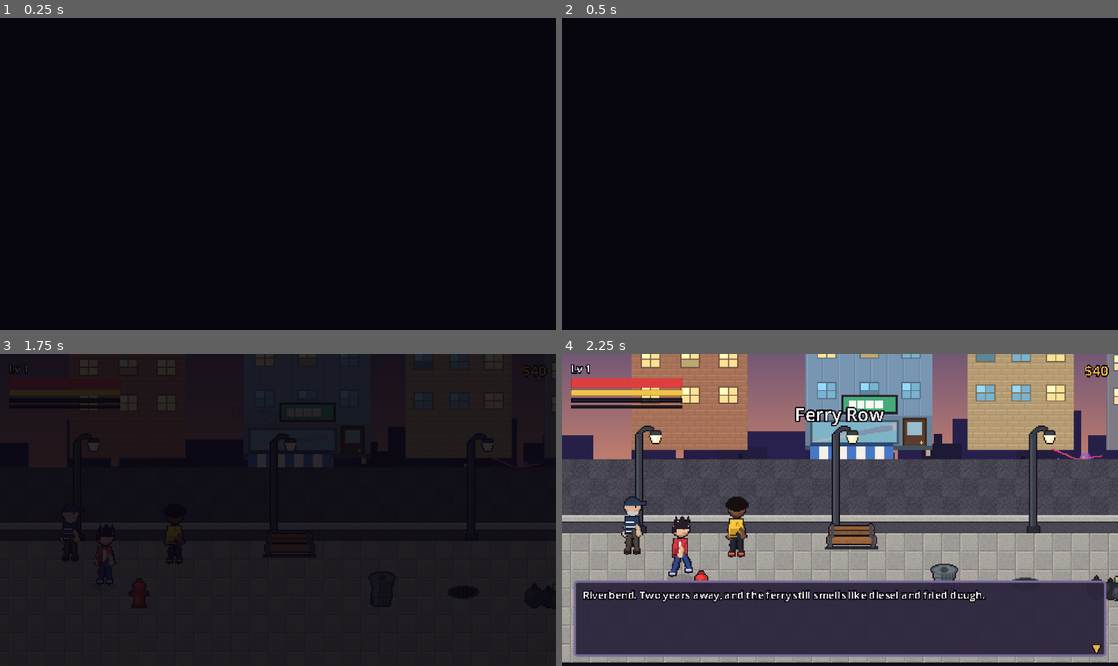
Above: before the commit, frames 1-4 (two rows, left to right).
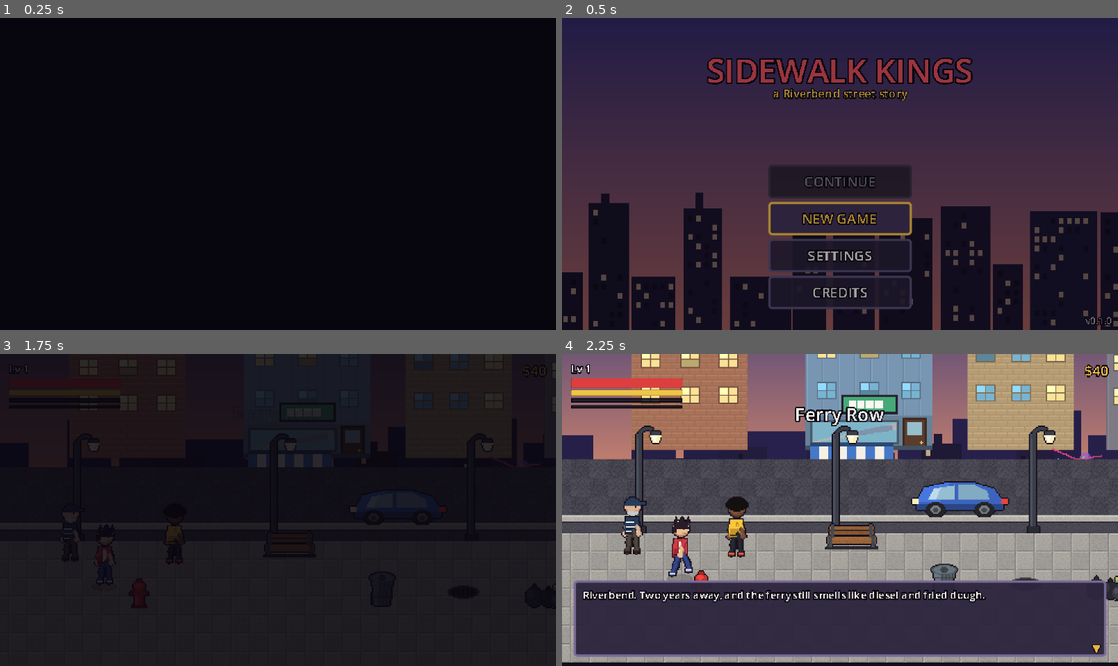
Above: after the commit, the same moments.

Repository: OuterHeavenX/sidewalk-kings
Game: Godot game, scene res://scenes/boot/Boot.tscn
Two runs of this game, one before a commit and one after it. Both use one fixed random seed, a clock stepped at 60 frames per second and the inputs below.
Inputs (mouse positions are in pixels of both pictures, inside the frame that each line leads up to):
- Up to frame 1 (0.25 s): no input
- Up to frame 2 (0.5 s): no input
- Up to frame 3 (1.75 s): click (278, 553) at 0.5 s, where only the run after the commit has a clickable "NEW GAME"; click "NEW GAME" at 1.25 s
- Up to frame 4 (2.25 s): tap Enter (menu_confirm) at 2 s; move the mouse to (962, 494) at 2.02 s; hold D (move_right) from 2.03 s (still down); hold U (grab) from 2.03 s (still down); click (962, 494) at 2.17 s

Frame 1 is identical in both runs. In frame 2, 76% of the frame differs, in the area x 0-100%, y 0-100%; in frame 3, less than 0.1%; in frame 4, 1.5%.

Commit message:
Add web export, documentation and CI
- Production web export committed at web/, with a custom loading shell that
  handles canvas sizing, safe areas, gesture blocking and real error messages.
  Built without thread support so it runs on any plain static host.
- Verified in a Chromium browser: title screen, New Game, opening dialogue,
  movement and combat all work from the packaged build.
- Documentation: README plus ten documents covering design, architecture,
  combat, world structure, art direction, saves, mobile controls, the web
  export, the content pipeline, testing, roadmap and changelog.
- GitHub Actions workflow that imports the project, runs the 107-check smoke
  test, exports the web build, verifies the output and deploys to Pages on main.
- App icon generated from the character rig.

Co-Authored-By: Claude Fable 5.1 <noreply@anthropic.com>

Diff:
--- a/autoload/SceneManager.gd
+++ b/autoload/SceneManager.gd
@@ -9,6 +9,12 @@
 var _busy: bool = false
 var game_root: Node = null
 
+## Fade state. This is stepped by hand rather than with a Tween: the fade gates scene
+## flow, and a tween that fails to finish would leave the game stuck behind a black
+## rectangle with no way out.
+var _fade_target: float = 1.0
+var _fade_speed: float = 3.0
+
 func _ready() -> void:
 	layer = 100
 	process_mode = Node.PROCESS_MODE_ALWAYS
@@ -19,19 +25,37 @@
 	_fade.modulate.a = 1.0
 	add_child(_fade)
 
+func _process(delta: float) -> void:
+	if _fade == null:
+		return
+	var a := _fade.modulate.a
+	if is_equal_approx(a, _fade_target):
+		return
+	# Unscaled: slow motion and hit stop must not stall a screen transition.
+	var step := _fade_speed * (delta / maxf(Engine.time_scale, 0.0001))
+	_fade.modulate.a = move_toward(a, _fade_target, step)
+
+func _fade_to(target: float, duration: float) -> void:
+	_fade_target = clampf(target, 0.0, 1.0)
+	_fade_speed = 1.0 / maxf(duration, 0.01)
+	# Bounded: a transition must never be able to trap the player behind the overlay.
+	var guard := 0
+	while not is_equal_approx(_fade.modulate.a, _fade_target) and guard < 600:
+		await get_tree().process_frame
+		guard += 1
+	_fade.modulate.a = _fade_target
+
 func fade_out(duration: float = 0.35) -> void:
 	_fade.mouse_filter = Control.MOUSE_FILTER_STOP
-	var tw := create_tween()
-	tw.set_ignore_time_scale(true)
-	tw.tween_property(_fade, "modulate:a", 1.0, duration)
-	await tw.finished
+	await _fade_to(1.0, duration)
 
 func fade_in(duration: float = 0.35) -> void:
-	var tw := create_tween()
-	tw.set_ignore_time_scale(true)
-	tw.tween_property(_fade, "modulate:a", 0.0, duration)
-	await tw.finished
+	await _fade_to(0.0, duration)
 	_fade.mouse_filter = Control.MOUSE_FILTER_IGNORE
+
+## Screen dimming state, for tests and for anything that needs to know a transition is up.
+func fade_alpha() -> float:
+	return _fade.modulate.a if _fade else 0.0
 
 func is_busy() -> bool:
 	return _busy
--- a/data/areas/ferry_row.json
+++ b/data/areas/ferry_row.json
@@ -182,21 +182,21 @@
    "texture": "res://assets/art/props/car_blue.png",
    "x": 300,
    "y": -36.0,
-   "z": -26,
+   "z": -21,
    "scale": 1.0
   },
   {
    "texture": "res://assets/art/props/car_red.png",
    "x": 880,
    "y": -36.0,
-   "z": -26,
+   "z": -21,
    "scale": 1.0
   },
   {
    "texture": "res://assets/art/props/fence.png",
    "x": 1420,
    "y": -36.0,
-   "z": -26,
+   "z": -21,
    "scale": 1.0
   },
   {
--- a/data/areas/grease_alley.json
+++ b/data/areas/grease_alley.json
@@ -219,7 +219,7 @@
    "texture": "res://assets/art/props/fence.png",
    "x": 60,
    "y": -36.0,
-   "z": -26,
+   "z": -21,
    "scale": 1.0
   },
   {
--- a/data/areas/lantern_market.json
+++ b/data/areas/lantern_market.json
@@ -187,14 +187,14 @@
    "texture": "res://assets/art/props/car_yellow.png",
    "x": 540,
    "y": -36.0,
-   "z": -26,
+   "z": -21,
    "scale": 1.0
   },
   {
    "texture": "res://assets/art/props/car_red.png",
    "x": 1140,
    "y": -36.0,
-   "z": -26,
+   "z": -21,
    "scale": 1.0
   },
   {
--- a/data/areas/rustpile_yard.json
+++ b/data/areas/rustpile_yard.json
@@ -134,119 +134,119 @@
    "texture": "res://assets/art/props/fence.png",
    "x": 150,
    "y": -36.0,
-   "z": -26,
+   "z": -21,
    "scale": 1.0
   },
   {
    "texture": "res://assets/art/props/fence.png",
    "x": 214,
    "y": -36.0,
-   "z": -26,
+   "z": -21,
    "scale": 1.0
   },
   {
    "texture": "res://assets/art/props/fence.png",
    "x": 278,
    "y": -36.0,
-   "z": -26,
+   "z": -21,
    "scale": 1.0
   },
   {
    "texture": "res://assets/art/props/fence.png",
    "x": 342,
    "y": -36.0,
-   "z": -26,
+   "z": -21,
    "scale": 1.0
   },
   {
    "texture": "res://assets/art/props/fence.png",
    "x": 406,
    "y": -36.0,
-   "z": -26,
+   "z": -21,
    "scale": 1.0
   },
   {
    "texture": "res://assets/art/props/fence.png",
    "x": 470,
    "y": -36.0,
-   "z": -26,
+   "z": -21,
    "scale": 1.0
   },
   {
    "texture": "res://assets/art/props/fence.png",
    "x": 534,
    "y": -36.0,
-   "z": -26,
+   "z": -21,
    "scale": 1.0
   },
   {
    "texture": "res://assets/art/props/fence.png",
    "x": 918,
    "y": -36.0,
-   "z": -26,
+   "z": -21,
    "scale": 1.0
   },
   {
    "texture": "res://assets/art/props/fence.png",
    "x": 982,
    "y": -36.0,
-   "z": -26,
+   "z": -21,
    "scale": 1.0
   },
   {
    "texture": "res://assets/art/props/fence.png",
    "x": 1046,
    "y": -36.0,
-   "z": -26,
+   "z": -21,
    "scale": 1.0
   },
   {
    "texture": "res://assets/art/props/fence.png",
    "x": 1110,
    "y": -36.0,
-   "z": -26,
+   "z": -21,
    "scale": 1.0
   },
   {
    "texture": "res://assets/art/props/fence.png",
    "x": 1174,
    "y": -36.0,
-   "z": -26,
+   "z": -21,
    "scale": 1.0
   },
   {
    "texture": "res://assets/art/props/fence.png",
    "x": 1238,
    "y": -36.0,
-   "z": -26,
+   "z": -21,
    "scale": 1.0
   },
   {
    "texture": "res://assets/art/props/fence.png",
    "x": 1302,
    "y": -36.0,
-   "z": -26,
+   "z": -21,
    "scale": 1.0
   },
   {
    "texture": "res://assets/art/props/fence.png",
    "x": 1366,
    "y": -36.0,
-   "z": -26,
+   "z": -21,
    "scale": 1.0
   },
   {
    "texture": "res://assets/art/props/fence.png",
    "x": 1430,
    "y": -36.0,
-   "z": -26,
+   "z": -21,
    "scale": 1.0
   },
   {
    "texture": "res://assets/art/props/fence.png",
    "x": 1494,
    "y": -36.0,
-   "z": -26,
+   "z": -21,
    "scale": 1.0
   },
   {
--- a/tests/ScreenshotTool.gd
+++ b/tests/ScreenshotTool.gd
@@ -133,17 +133,6 @@
 	# --- Touch controls ---
 	InputManager.set_touch_mode(true)
 	await seconds(0.6)
-	var tc := get_tree().get_first_node_in_group("touch_controls")
-	if tc == null:
-		var g := get_tree().current_scene
-		tc = g.get_node_or_null("UI/TouchControlsHost/TouchControls")
-	print("[shots] touch node=", tc, " visible=", tc.visible if tc else "n/a",
-		" active=", TouchControls.active,
-		" buttons=", tc._buttons.size() if tc else -1,
-		" stick_pos=", tc.stick_base.position if tc else Vector2.ZERO,
-		" stick_size=", tc.stick_base.size if tc else Vector2.ZERO,
-		" tex=", tc.stick_base.texture if tc else null,
-		" parent_vis=", tc.get_parent().visible if tc else "n/a")
 	await shot("touch_controls")
 	InputManager.set_touch_mode(false)
 	await frames(6)
@@ -177,13 +166,6 @@
 		await frames(2)
 		guard += 1
 	await seconds(2.2)
-	var bl := get_tree().get_nodes_in_group("bosses")
-	var cam = GameManager.current_area.camera
-	print("[shots] boss=", bl.size(),
-		" boss_x=", (bl[0].global_position if not bl.is_empty() else Vector2.ZERO),
-		" player=", GameManager.player.global_position if is_instance_valid(GameManager.player) else "gone",
-		" cam=", cam.global_position, " limits=", cam.limit_left, "..", cam.limit_right,
-		" state=", GameManager.state, " running=", GameManager.current_area.director.is_running())
 	await shot("boss_fight")
 
 func _clear_enemies() -> void:
--- a/tests/SmokeTest.gd
+++ b/tests/SmokeTest.gd
@@ -47,6 +47,7 @@
 
 func run() -> void:
 	await test_content()
+	await test_title_flow()
 	await test_new_game()
 	await test_movement()
 	await test_combat()
@@ -142,6 +143,47 @@
 				bad_areas.append("%s weapon -> %s" % [id, w.get("id", "")])
 	check("all area layouts valid", bad_areas.is_empty(), ", ".join(bad_areas))
 
+# ---------------------------------------------------------------- title flow
+## Start a game the way a player does: title screen, New Game, wait for the street.
+## This is the path that leaves the screen black if a transition fade ever stalls.
+func test_title_flow() -> void:
+	log_line("
+-- Title screen flow --")
+	SaveManager.delete_save(0)
+	await SceneManager.goto_title()
+	await frames(6)
+	var title := get_tree().current_scene
+	check("title screen loads", title != null and title.name == "TitleScreen", str(title))
+	check("screen is not left dimmed on the title", SceneManager.fade_alpha() < 0.05,
+		"alpha %.2f" % SceneManager.fade_alpha())
+	if title == null or not title.has_method("_new_game"):
+		return
+	title._new_game()
+	var guard := 0
+	while (get_tree().current_scene == null or get_tree().current_scene.name != "Game") and guard < 600:
+		await frames(1)
+		guard += 1
+	check("New Game reaches the gameplay scene", get_tree().current_scene != null and get_tree().current_scene.name == "Game",
+		"%d frames" % guard)
+	# Give the entry fade and any intro dialogue time to settle.
+	guard = 0
+	while SceneManager.fade_alpha() > 0.05 and guard < 600:
+		await frames(1)
+		guard += 1
+	check("screen fades back in after New Game", SceneManager.fade_alpha() <= 0.05,
+		"alpha %.2f after %d frames" % [SceneManager.fade_alpha(), guard])
+	check("player exists after the title flow", is_instance_valid(GameManager.player))
+	# Entry events run on the frame after the fade completes.
+	guard = 0
+	while not DialogueManager.is_active() and guard < 60:
+		await frames(1)
+		guard += 1
+	check("opening scene runs its entry dialogue", DialogueManager.is_active() or GameManager.get_flag("seen_intro"),
+		"state=%d" % GameManager.state)
+	if DialogueManager.is_active():
+		DialogueManager._finish()
+	await frames(4)
+
 # ---------------------------------------------------------------- boot
 func test_new_game() -> void:
 	print("\n-- New game --")
--- a/ui/mobile/TouchControls.gd
+++ b/ui/mobile/TouchControls.gd
@@ -9,7 +9,7 @@
 
 const DEADZONE := 0.18
 const STICK_RADIUS := 46.0
-const BTN := 40.0
+const BTN := 38.0
 
 @onready var stick_base: TextureRect = $Stick/Base
 @onready var stick_knob: TextureRect = $Stick/Knob
@@ -116,28 +116,33 @@
 	var stick_r := STICK_RADIUS * ui_scale
 	# Stick, lower-left
 	var sb_size := Vector2(stick_r * 2.0, stick_r * 2.0)
+	stick_base.custom_minimum_size = sb_size
 	stick_base.size = sb_size
 	stick_base.position = Vector2(pad_l + 6.0, vp.y - pad_b - sb_size.y - 6.0)
+	stick_knob.custom_minimum_size = Vector2(stick_r, stick_r)
 	stick_knob.size = Vector2(stick_r, stick_r)
 	stick_knob.position = _knob_home()
 	# Action buttons sit on an arc around the bottom-right corner, thumb-reachable and
 	# always fully inside the viewport.
-	var centre := Vector2(vp.x - pad_r - btn * 1.9, vp.y - pad_b - btn * 1.35)
-	var radius := btn * 1.05
+	var centre := Vector2(vp.x - pad_r - btn * 2.3, vp.y - pad_b - btn * 1.55)
+	var radius := btn * 1.5
 	var angles := {
 		"jump": -10.0,
 		"attack_light": -70.0,
 		"attack_heavy": -130.0,
 		"special": -180.0,
-		"grab": 60.0,
+		"grab": 55.0,
 	}
 	for b in _buttons:
 		var act: String = b.action
 		var node: TextureRect = b.node
 		if act == "pause":
+			node.custom_minimum_size = Vector2(26, 26)
 			node.size = Vector2(26, 26)
-			node.position = Vector2(vp.x - pad_r - 30.0, 8.0)
+			# Top centre: clear of the vitals on the left and the money on the right.
+			node.position = Vector2(vp.x * 0.5 - 13.0, 6.0)
 			continue
+		node.custom_minimum_size = Vector2(btn, btn)
 		node.size = Vector2(btn, btn)
 		var ang: float = deg_to_rad(float(angles.get(act, -90.0)))
 		var pos := centre + Vector2(cos(ang), sin(ang)) * radius - Vector2(btn, btn) * 0.5
Binary file added: assets/art/ui/icon_64.png
Not shown, added: assets/art/ui/icon_64.png.import
Not shown, added: export_presets.cfg
Binary file added: icon.png
Not shown, added: icon.png.import
Not shown, added: web/.gdignore
Binary file added: web/index.apple-touch-icon.png
Binary file added: web/index.icon.png
Binary file added: web/index.png
Not shown, added: .github/workflows/export-web.yml
Not shown, added: README.md
Not shown, added: docs/ARCHITECTURE.md
(and 19 more such lines)
